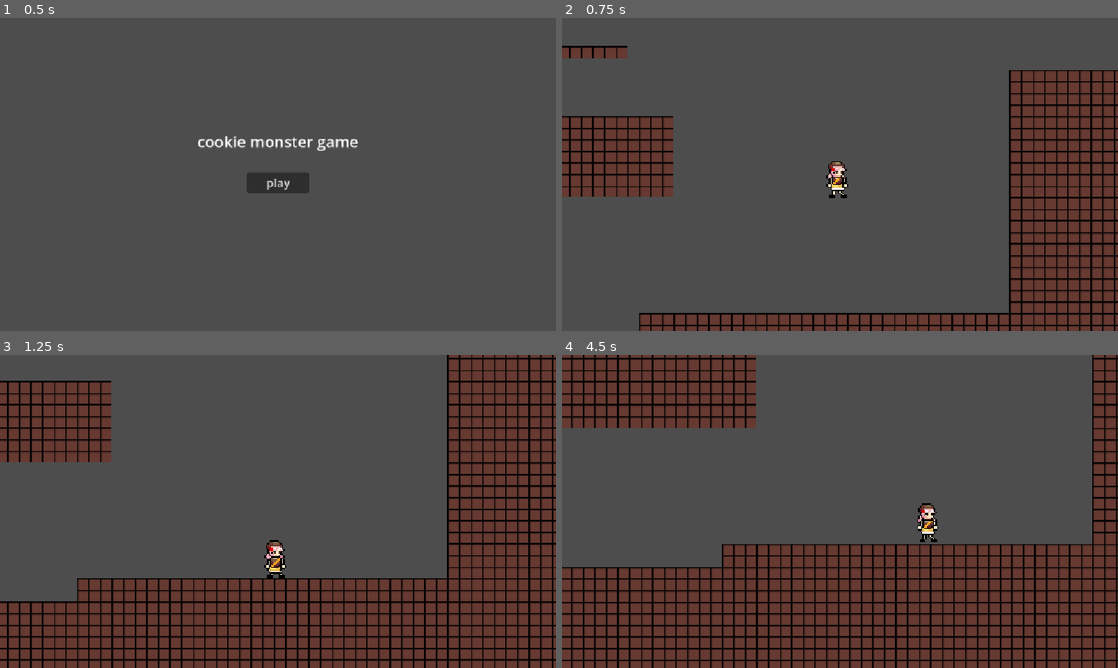
Above: before the commit, frames 1-4 (two rows, left to right).
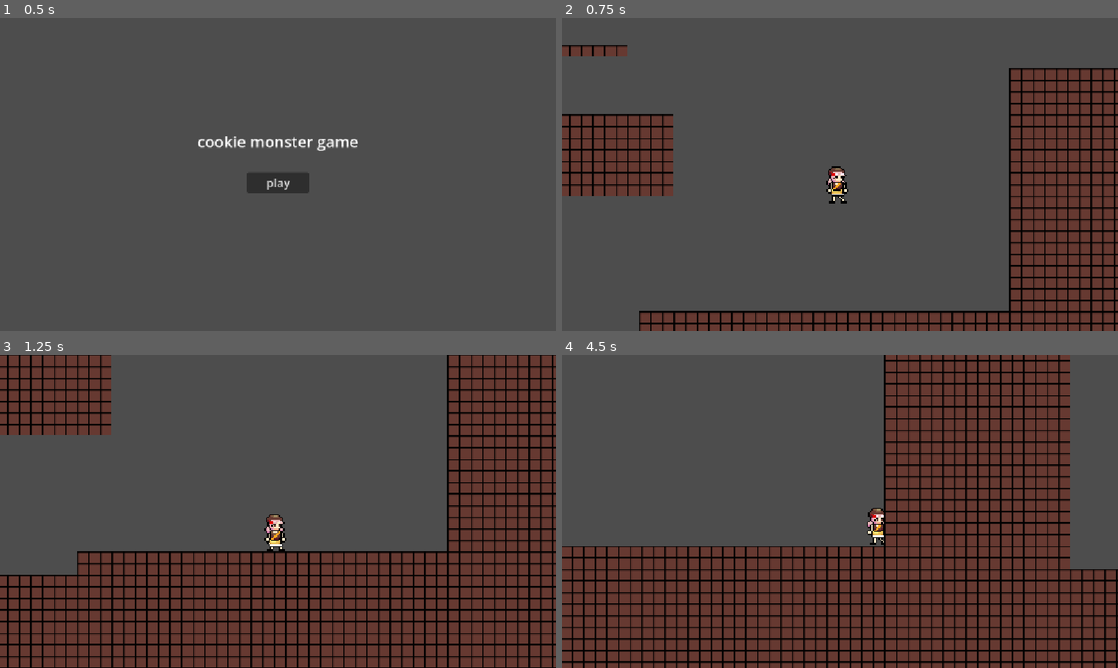
Above: after the commit, the same moments.

Repository: zowlorin/kuki-game
Game: Godot game, scene res://menus/main_menu.tscn
Two runs of this game, one before a commit and one after it. Both use one fixed random seed, a clock stepped at 60 frames per second and the inputs below.
Inputs:
- Up to frame 1 (0.5 s): no input
- Up to frame 2 (0.75 s): click "play" at 0.5 s
- Up to frame 3 (1.25 s): no input
- Up to frame 4 (4.5 s): hold D (move_right) 1.28-2.78 s; tap Space (move_jump) at 1.35, 1.52, 1.82, 2.1, 2.27, 2.57, 2.85, 3.6, 3.77, 4.07, 4.35 s; hold A (move_left) 2.78-3.53 s; hold D (move_right) from 3.53 s (still down)

Frame 1 is identical in both runs. In frame 2, 7.9% of the frame differs, in the area x 0-100%, y 8-99%; in frame 3, 24%; in frame 4, 48%, in the area x 0-100%, y 0-100%.

Commit message:
accel and decel curves, state machine fix

Diff:
--- a/gameplay/player.gd
+++ b/gameplay/player.gd
@@ -1,17 +1,29 @@
 extends CharacterBody2D
 
+@export_category("Vertical Motion")
 @export var jump_curve: Curve
+@export var jump_duration: float = 2.0
+@export var jump_speed: float = 400.0
 @export var fall_curve: Curve
+@export var fall_duration: float = 2.0
+@export var fall_speed: float = 400.0
 
-@export var jump_duration: float = 2.0
-@export var fall_duration: float = 2.0
 
-@export var jump_speed: float = 400.0
-@export var fall_speed: float = 400.0
-@export var move_speed: float = 400.0
+
+
+@export_category("Horizontal Motion")
+@export var accel_curve: Curve
+@export var accel_duration: float = 0.5
+
+@export var decel_curve: Curve
+@export var decel_duration: float = 0.5
+
+@export var max_speed: float = 400.0
 
 @onready var jump_frame = Time.get_unix_time_from_system()
 @onready var fall_frame = Time.get_unix_time_from_system()
+@onready var accel_frame = Time.get_unix_time_from_system()
+@onready var decel_frame = Time.get_unix_time_from_system()
 
 @onready var was_on_floor: bool = false
 
@@ -19,29 +31,57 @@
 @onready var curr_states: Array[StateMachine.State] = []
 @onready var state_machine : StateMachine = StateMachine.new()
 
+@onready var move_speed: float = 0.0
+
 func _ready() -> void:
 	add_state(StateMachine.State.IDLE)
+	add_state(StateMachine.State.FALLING)
 
 func add_state(state: StateMachine.State):
 	if curr_states.has(state):
 		return
 
-	if curr_states.has(StateMachine.State.FALLING) and state == StateMachine.State.JUMPING:
-		curr_states.erase(StateMachine.State.FALLING)
-	elif curr_states.has(StateMachine.State.JUMPING) and state == StateMachine.State.FALLING:
+	curr_states.append(state)
+
+func fall():
+	if (!curr_states.has(StateMachine.State.JUMPING)):
+		return
+	if (curr_states.has(StateMachine.State.FALLING)):
 		return
 
-	curr_states.append(state)
+	add_state(StateMachine.State.FALLING)
+	curr_states.erase(StateMachine.State.JUMPING)
+
+	fall_frame = Time.get_unix_time_from_system()
 
 func jump():
+	if (curr_states.has(StateMachine.State.JUMPING)):
+		return
+	if (!curr_states.has(StateMachine.State.FALLING)):
+		return
 	add_state(StateMachine.State.JUMPING)
+	curr_states.erase(StateMachine.State.FALLING)
+
 	jump_frame = Time.get_unix_time_from_system()
 
-	velocity.y = -jump_speed
+func accel():
+	if (curr_states.has(StateMachine.State.MOVING)):
+		return
+	if (!curr_states.has(StateMachine.State.IDLE)):
+		return
+	add_state(StateMachine.State.MOVING)
+	curr_states.erase(StateMachine.State.IDLE)
+	accel_frame = Time.get_unix_time_from_system()
 
-func fall():
-	add_state(StateMachine.State.FALLING)
-	fall_frame = Time.get_unix_time_from_system()
+func decel():
+	if (!curr_states.has(StateMachine.State.MOVING)):
+		return
+	if (curr_states.has(StateMachine.State.IDLE)):
+		return
+	add_state(StateMachine.State.IDLE)
+	curr_states.erase(StateMachine.State.MOVING)
+	decel_frame = Time.get_unix_time_from_system()
+
 
 func _physics_process(delta: float) -> void:
 	var curr_frame: float = Time.get_unix_time_from_system()
@@ -50,8 +90,6 @@
 		fall()
 
 	if is_on_floor():
-		curr_states.clear()
-		add_state(StateMachine.State.IDLE)
 		velocity.y = 0
 
 	if (curr_states.has(StateMachine.State.JUMPING)):
@@ -59,21 +97,32 @@
 
 	if (curr_states.has(StateMachine.State.FALLING)):
 		velocity.y = (1 - (fall_curve.sample((curr_frame - fall_frame) / fall_duration))) * fall_speed;
-		#print((curr_frame - fall_frame) / fall_duration, velocity.y)
+
+	if (curr_states.has(StateMachine.State.MOVING)):
+		move_speed = accel_curve.sample((curr_frame - accel_frame) / accel_duration) * max_speed
+
+	if (curr_states.has(StateMachine.State.IDLE)):
+		move_speed = decel_curve.sample((curr_frame - decel_frame) / decel_duration) * max_speed
 
 	if (((curr_frame - jump_frame) >= jump_duration or is_on_ceiling() or Input.is_action_just_released("move_jump")) and curr_states.has(StateMachine.State.JUMPING)):
-		curr_states.erase(StateMachine.State.JUMPING)
+		fall()
+
+	if (!curr_states.has(StateMachine.State.JUMPING)):
 		fall()
 
 	if Input.is_action_just_pressed("move_jump") and is_on_floor():
-		print("fuck u ")
 		jump()
 
 	var move_direction: float = Input.get_axis("move_left", "move_right")
 
 	velocity.x = move_direction * move_speed
-	if abs(move_direction) > 0:
-		add_state(StateMachine.State.MOVING)
+
+	if abs(move_direction) > 0 and (!curr_states.has(StateMachine.State.MOVING)) and (curr_states.has(StateMachine.State.IDLE)):
+		accel()
+
+
+	if move_direction == 0 and (curr_states.has(StateMachine.State.MOVING)) and (!curr_states.has(StateMachine.State.IDLE)):
+		decel()
 
 	was_on_floor = is_on_floor()
 
--- a/gameplay/player.tscn
+++ b/gameplay/player.tscn
@@ -5,7 +5,7 @@
 [ext_resource type="Texture2D" uid="uid://663tf5l2fynw" path="res://assets/kuki/kukirun.png" id="3_jriu6"]
 
 [sub_resource type="Curve" id="Curve_onrkg"]
-_data = [Vector2(0, 1), 0.0, 0.0, 0, 0, Vector2(0.61904764, 1), 0.0, 0.0, 0, 0, Vector2(0.97959197, 0), 0.0, 0.0, 0, 0]
+_data = [Vector2(0, 1), 0.0, 0.0, 0, 0, Vector2(0.39320388, 1), 0.0, 0.0, 0, 0, Vector2(0.97959197, 0), 0.0, 0.0, 0, 0]
 point_count = 3
 
 [sub_resource type="Curve" id="Curve_jriu6"]
@@ -145,7 +145,7 @@
 jump_curve = SubResource("Curve_onrkg")
 fall_curve = SubResource("Curve_jriu6")
 jump_duration = 0.3
-fall_duration = 1.0
+fall_duration = 0.5
 fall_speed = 500.0
 
 [node name="AnimatedSprite2D" type="AnimatedSprite2D" parent="." unique_id=1204224882]
--- a/main.tscn
+++ b/main.tscn
@@ -2,6 +2,14 @@
 
 [ext_resource type="PackedScene" uid="uid://wnyu5xqf1yeh" path="res://gameplay/player.tscn" id="1_ig7tw"]
 [ext_resource type="PackedScene" uid="uid://ci0mg4cw3htbo" path="res://levels/lobby.tscn" id="2_0xm2m"]
+
+[sub_resource type="Curve" id="Curve_0xm2m"]
+_data = [Vector2(0, 0), 0.0, 0.0, 0, 0, Vector2(0.32038835, 0.6631579), 1.0204334, 1.0204334, 0, 0, Vector2(0.5485437, 0.9157895), 0.59818506, 0.59818506, 0, 0, Vector2(1, 1), 0.0, 0.0, 0, 0]
+point_count = 4
+
+[sub_resource type="Curve" id="Curve_h2yge"]
+_data = [Vector2(0, 1), 0.0, 0.0, 0, 0, Vector2(0.17961165, 0.19999993), -2.3083189, -2.3083189, 0, 0, Vector2(0.4514563, 0), 0.0, 0.0, 0, 0, Vector2(1, 0), 0.0, 0.0, 0, 0]
+point_count = 4
 
 [node name="Main" type="Node2D" unique_id=587567638]
 
@@ -9,8 +17,8 @@
 
 [node name="Player" parent="World" unique_id=1561153767 instance=ExtResource("1_ig7tw")]
 position = Vector2(-13, -96)
-jump_speed = null
-move_speed = null
+accel_curve = SubResource("Curve_0xm2m")
+decel_curve = SubResource("Curve_h2yge")
 
 [node name="RemoteTransform2D" type="RemoteTransform2D" parent="World/Player" unique_id=354228312]
 remote_path = NodePath("../../Camera2D")
